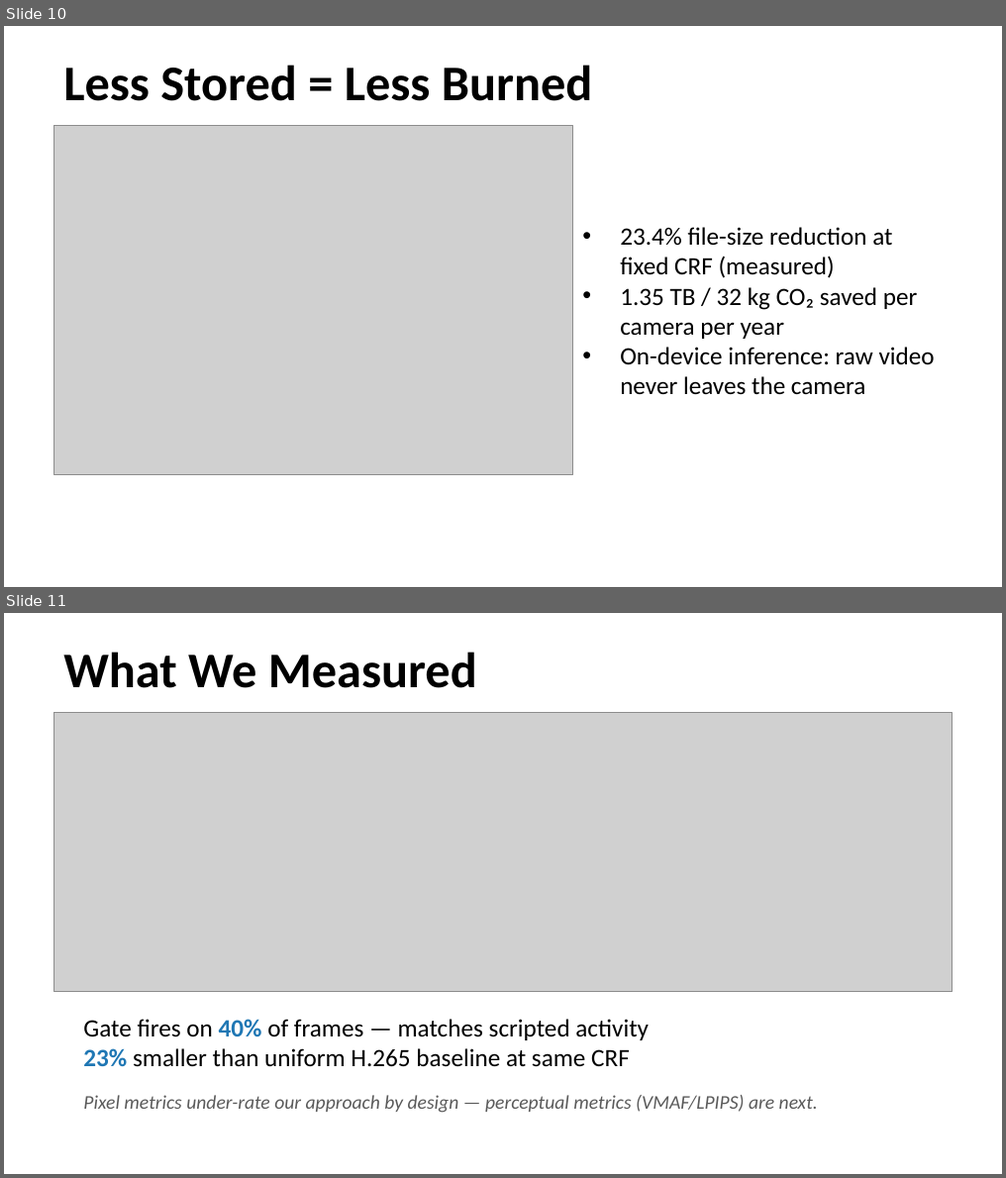
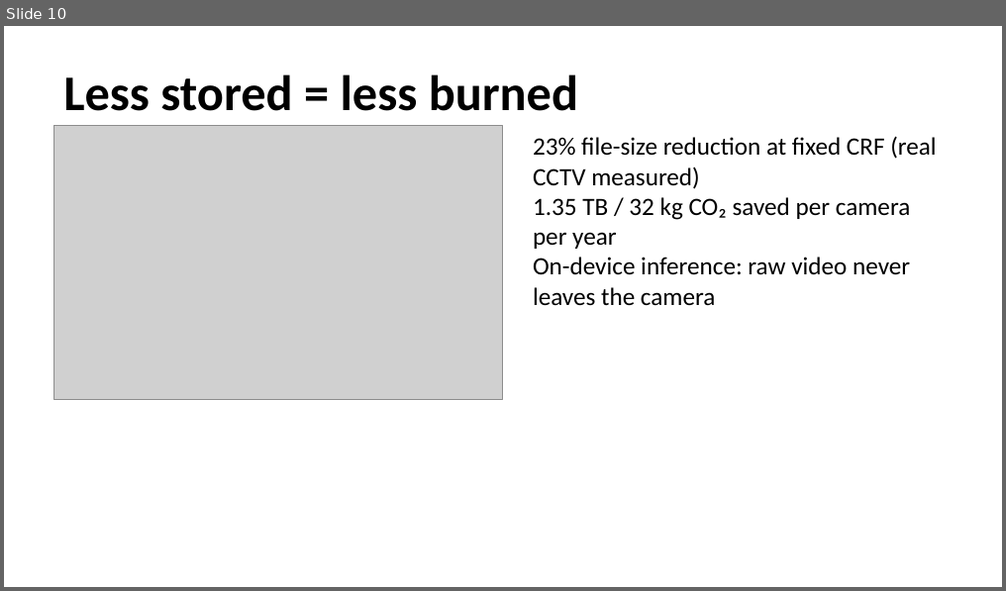
Before and after one commit to SaiAmartya/steam-icac-2026, a slide deck: showcase.pptx. Shown one above the other, each under a label of ours: slides 10 and 11 before the commit, slide 10 after it. The pictures are 1006x1178 and 1006x591 pixels, drawn with LibreOffice and Linux fonts; fonts in the diff are those of the drawing; grey boxes stand for pictures. Boxes give left, top, right and bottom in pixels: in the first picture for what was removed or moved away, otherwise in the second. Text is boxed around its words. In the diff, an @@ line names an element or a change of style, - is before the commit and + after.

Commit message:
Wave 3: real-CCTV rewrite of analysis, deck, poster, README
- analysis.docx: leads with iso-bitrate sal-PSNR parity finding
  (+0.44 dB at ~45 KB), real neural-codec measurements in §5,
  sigmoid-mask methodology in §4, RD curve + qualitative figures
- showcase.pptx: 12 slides, all real-CCTV figures embedded
- poster.pdf/png: A3 booth poster with corrected sustainability math
- README.md: Status section with real-CCTV headline numbers
- docs/results_summary.md: single source of truth for every number
- src/pipeline.py: sigmoid mask is now the default operating mode
- src/compress.py: mask_mode parameter (alpha/sigmoid/binary)
- scripts/make_figures.py: regenerated for real-data plots
- scripts/build_analysis.js, make_poster.py: rewritten for new numbers
- scripts/ablation_mask_modes.py, ablation_sigmoid_sweep.py: methodology + RD ablations

```diff
--- a/showcase.pptx
+++ b/showcase.pptx
@@ slide 11 removed at <box>4,613,1002,1174</box>, background #FFFFFF @@
@@ text removed at <box>63,652,477,688</box> @@
-What We Measured
@@ picture removed at <box>54,713,952,992</box> @@
@@ text removed at <box>83,1019,648,1067</box> @@
-Gate fires on 40% of frames — matches scripted activity
-23% smaller than uniform H.265 baseline at same CRF
@@ text removed at <box>83,1095,818,1113</box> @@
-Pixel metrics under-rate our approach by design — perceptual metrics (VMAF/LPIPS) are next.
@@ slide 10 changed as well @@
@@ text "Less stored = less burned" at <box>63,75,578,111</box>: vertical alignment middle to top @@
@@ text at <box>63,75,578,111</box>: text changed @@
-Less Stored = Less Burned
+Less stored = less burned
@@ picture: place and size @@
-picture at <box>54,126,573,475</box>
+picture at <box>54,126,503,399</box>
@@ text "23% file-size reduction at fixed ..." at <box>533,136,936,306</box>: vertical alignment middle to top @@
@@ text "23% file-size reduction at fixed ...": place and size @@
-text "23% file-size reduction at fixed ..." at <box>620,227,935,395</box>
+text "23% file-size reduction at fixed ..." at <box>533,136,936,306</box>
@@ text at <box>533,136,936,189</box>: text changed @@
-• 23.4% file-size reduction at fixed CRF (measured)
+23% file-size reduction at fixed CRF (real CCTV measured)
@@ text at <box>533,197,910,306</box>: bullet • to none @@
```
Also in this commit, not shown: 7 other slides changed, 4 slides added, 3 other slides removed, 17 other files.
